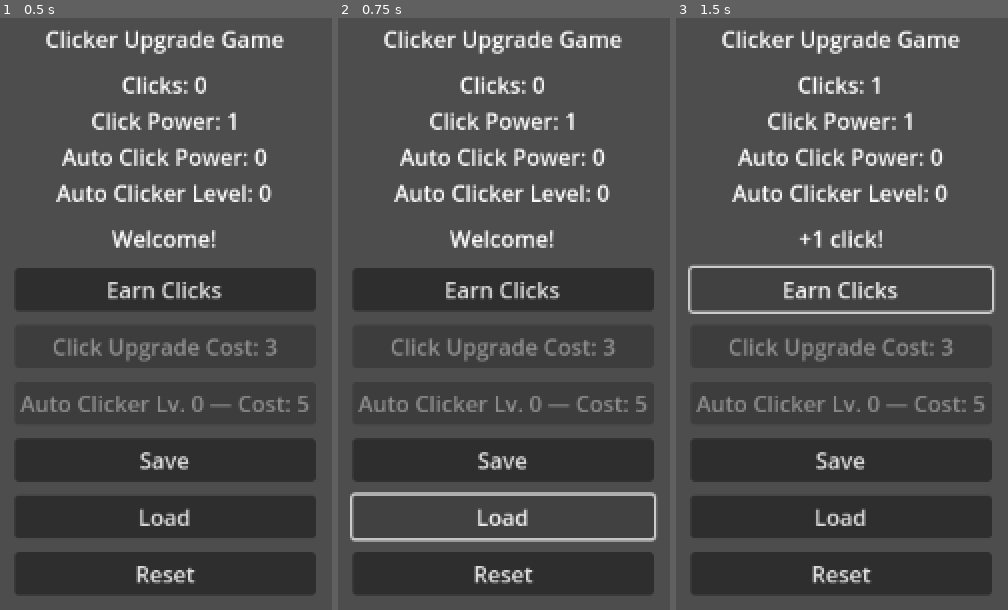
Above: before the commit, frames 1-3 (left to right).
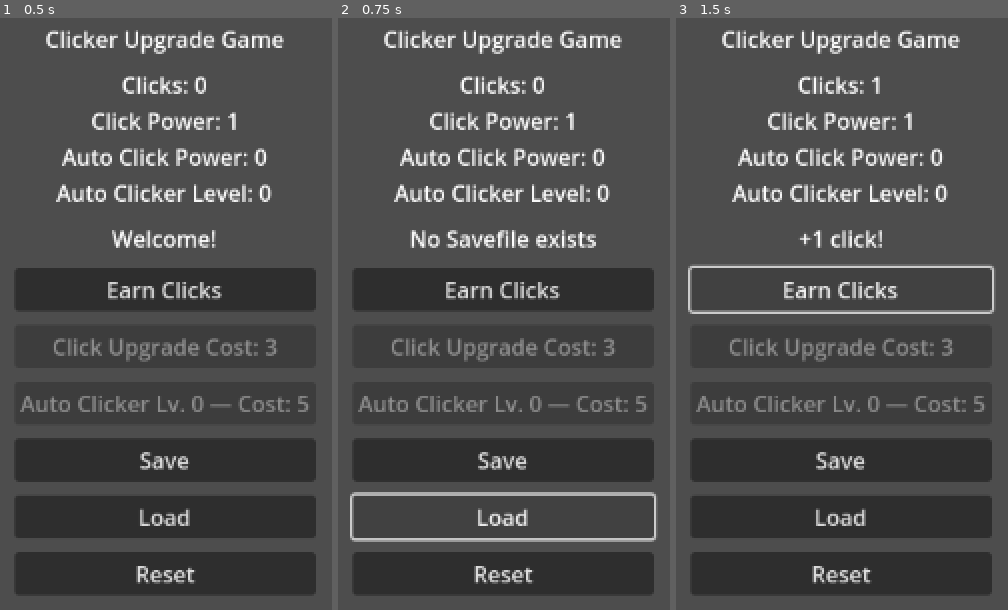
Above: after the commit, the same moments.

Repository: fehudma/godot_projects
Game: Godot game, scene res://Scenes/main.tscn
Two runs of this game, one before a commit and one after it. Both use one fixed random seed, a clock stepped at 60 frames per second and the inputs below.
Inputs:
- Up to frame 1 (0.5 s): no input
- Up to frame 2 (0.75 s): click "Load" at 0.5 s
- Up to frame 3 (1.5 s): click "Earn Clicks" at 1.25 s

Frame 1 is identical in both runs. In frame 2, 1.0% of the frame differs, in the area x 21-78%, y 35-39%; in frame 3, nothing differs.

Commit message:
load button reads save data (not loads yet)

Diff:
--- a/Scripts/main.gd
+++ b/Scripts/main.gd
@@ -127,7 +127,16 @@
 
 
 func _on_load_button_pressed() -> void:
-	pass # Replace with function body.
+	if not FileAccess.file_exists(SAVE_FILE_PATH):
+		message_label.text = "No Savefile exists"
+		return
+
+	print("Savefile exists")
+	var save_file: FileAccess = FileAccess.open(SAVE_FILE_PATH, FileAccess.READ)
+	var json_text: String = save_file.get_as_text()
+	print("json_text: " + str(json_text))
+	var loaded_data: Variant = JSON.parse_string(json_text)
+	print(loaded_data)
 
 func _on_reset_button_pressed() -> void:
 	reset_game()
